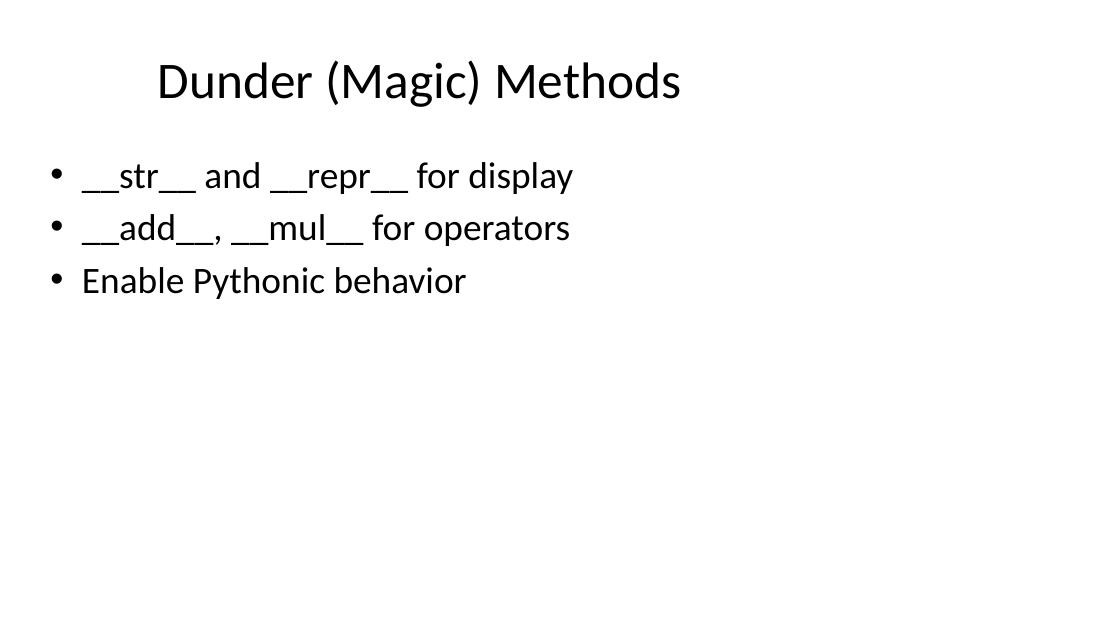
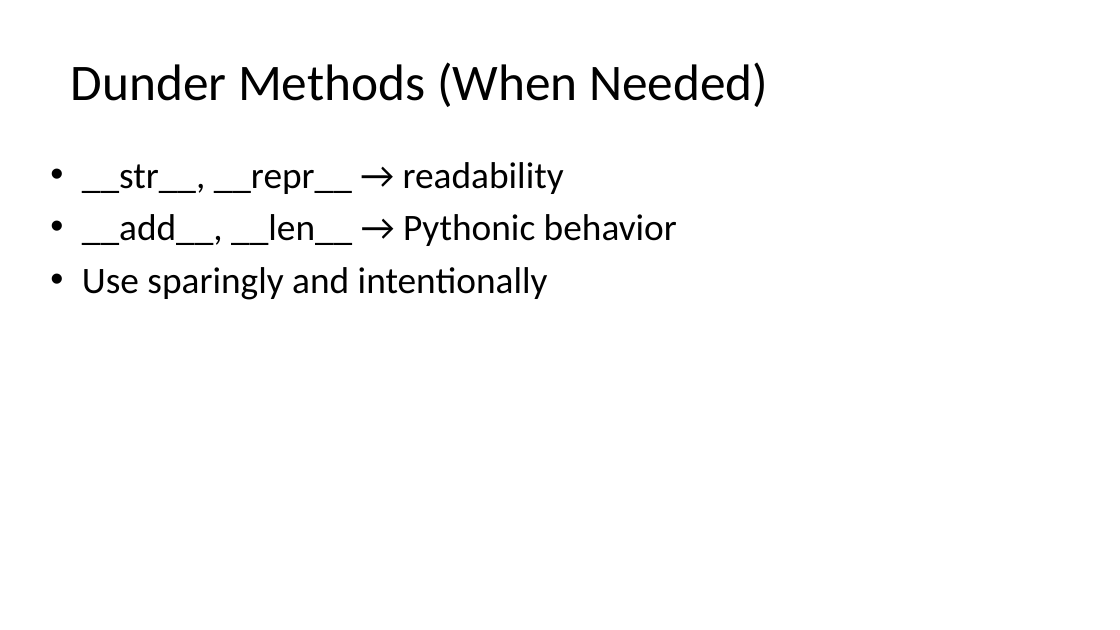
Before and after one commit to seanwhs/3-Day-Python-Crash-Course, a slide deck: slide 218 of Python_Crash_Course_2025.pptx (slide 191 before the commit). Drawn at 1120x630 pixels with LibreOffice and Linux fonts; fonts in the diff are those of the drawing. Boxes give left, top, right and bottom in pixels: in the first picture for what was removed or moved away, otherwise in the second. Text is boxed around its words. In the diff, an @@ line names an element or a change of style, - is before the commit and + after.

```diff
--- a/Python_Crash_Course_2025.pptx
+++ b/Python_Crash_Course_2025.pptx
@@ title at <box>71,62,768,107</box>: text changed @@
-Dunder (Magic) Methods
+Dunder Methods (When Needed)
@@ text at <box>82,162,677,300</box>: text changed @@
-• __str__ and __repr__ for display
-• __add__, __mul__ for operators
-• Enable Pythonic behavior
+• __str__, __repr__ → readability
+• __add__, __len__ → Pythonic behavior
+• Use sparingly and intentionally
```
Also in this commit, not shown: 26 other slides changed, 58 slides added, 1 slide removed.
